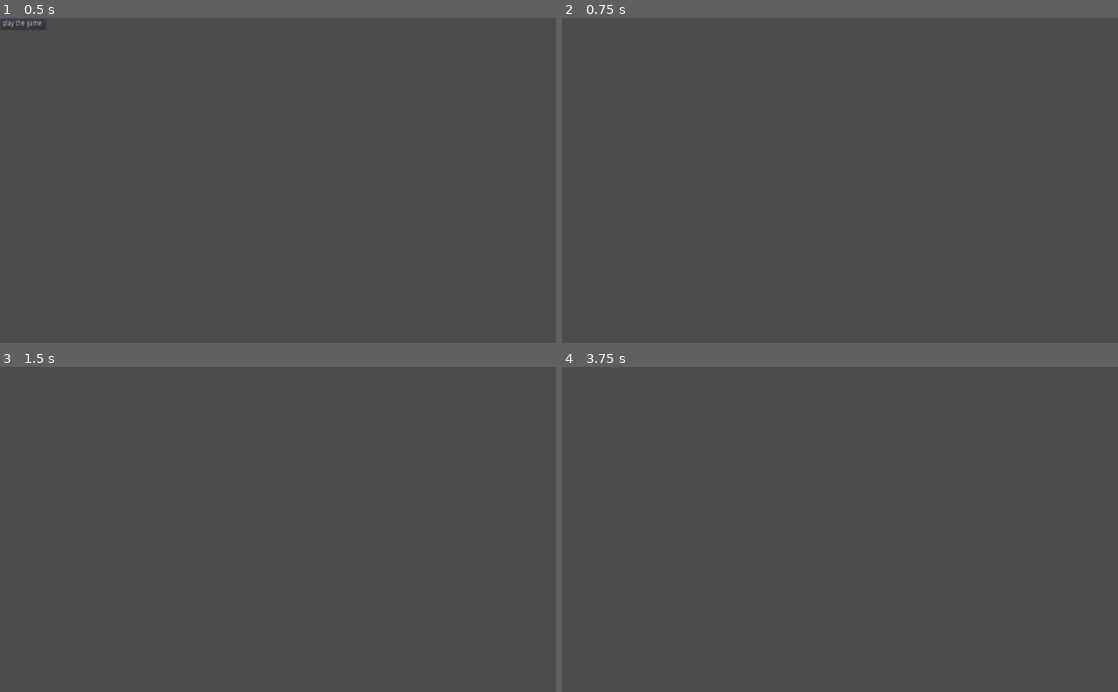
Above: before the commit, frames 1-4 (two rows, left to right).
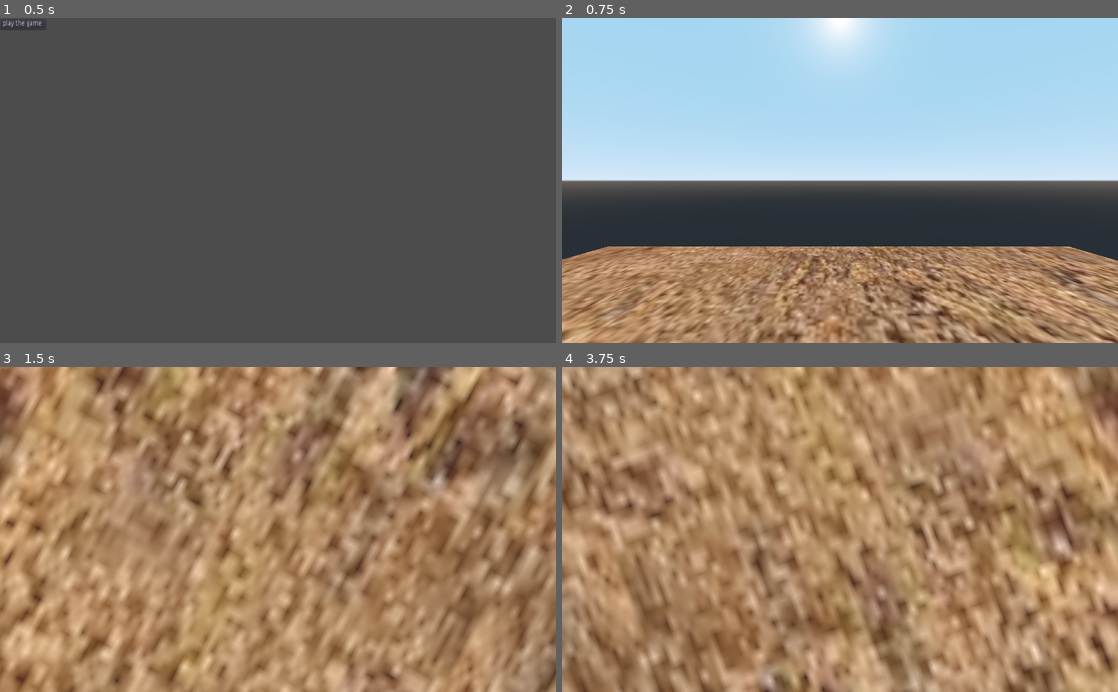
Above: after the commit, the same moments.

Repository: novastick/boink
Game: Godot game, scene res://gamescences/main menu/main menu.tscn
Same seed, same stepped clock (60 frames per second), same inputs: the game is played once before the commit and once after it.
Inputs (mouse positions are in pixels of both pictures, inside the frame that each line leads up to):
- Up to frame 1 (0.5 s): no input
- Up to frame 2 (0.75 s): click "play the game" at 0.5 s
- Up to frame 3 (1.5 s): tap Enter at 1.25 s; move the mouse to (400, 513) at 1.27 s
- Up to frame 4 (3.75 s): tap Space at 2, 3.5 s; move the mouse to (728, 545) at 2.02 s; tap Enter at 2.75 s; move the mouse to (895, 458) at 2.77 s; move the mouse to (812, 594) at 3.52 s

Frame 1 is identical in both runs. In frame 2, 94% of the frame differs, in the area x 0-100%, y 0-100%; in frame 3, 100%; in frame 4, 100%.

Commit message:
lights

Diff:
--- a/gamescences/zap,wack and bonk.tscn
+++ b/gamescences/zap,wack and bonk.tscn
@@ -1,6 +1,7 @@
-[gd_scene load_steps=5 format=2]
+[gd_scene load_steps=6 format=2]
 
 [ext_resource path="res://images/sand.jpeg" type="Texture" id=1]
+[ext_resource path="res://gamescences/player/KinematicBody.tscn" type="PackedScene" id=2]
 
 [sub_resource type="PlaneMesh" id=1]
 size = Vector2( 70, 70 )
@@ -13,8 +14,11 @@
 
 [node name="zap,wack and bonk" type="Spatial"]
 
+[node name="KinematicBody" parent="." instance=ExtResource( 2 )]
+transform = Transform( 1, 0, 0, 0, 1, 0, 0, 0, 1, 0, 9.44763, 0 )
+
 [node name="floor" type="MeshInstance" parent="."]
-transform = Transform( 1, 0, 0, 0, 1, 0, 0, 0, 1, -0.000219584, 0.308487, 0.0140781 )
+transform = Transform( 1, 0, 0, 0, 1, 0, 0, 0, 1, -0.252455, 0.162458, -0.12583 )
 mesh = SubResource( 1 )
 material/0 = SubResource( 2 )
 
@@ -24,5 +28,6 @@
 shape = SubResource( 3 )
 
 [node name="DirectionalLight" type="DirectionalLight" parent="."]
-transform = Transform( -0.648891, -0.760881, 1.19245e-08, 7.66517e-09, 9.13499e-09, 1, -0.760881, 0.648891, -9.53256e-11, 0, 40, 0 )
+transform = Transform( -1, 3.25841e-07, 5.30863e-14, 0, -1.62921e-07, 1, 3.25841e-07, 1, 1.62921e-07, 0, 40, 0 )
 shadow_enabled = true
+shadow_color = Color( 1, 1, 1, 1 )
